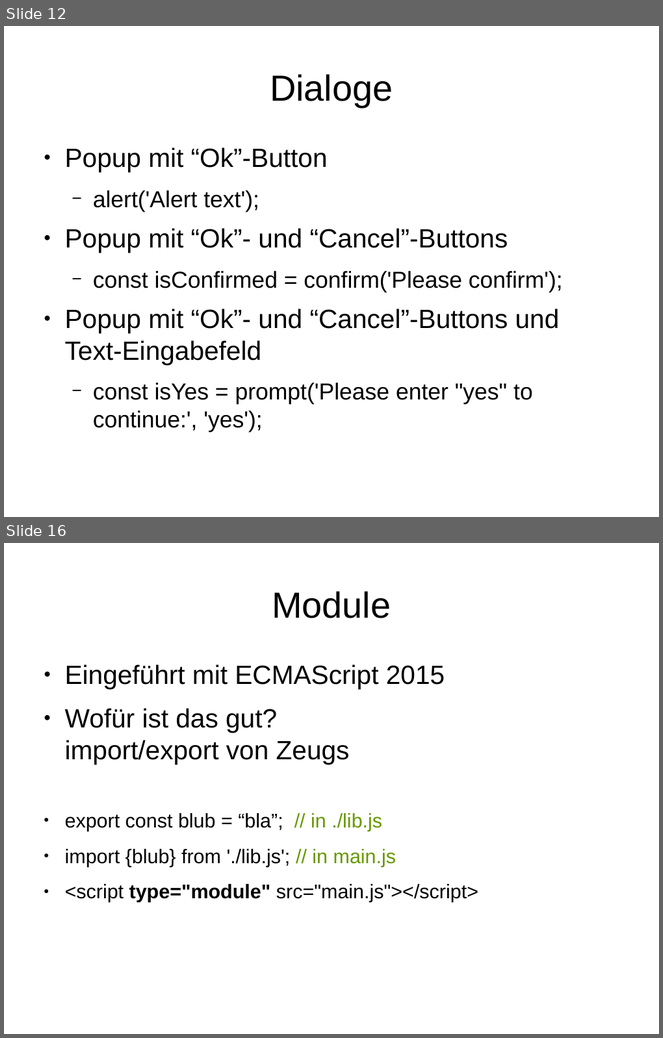
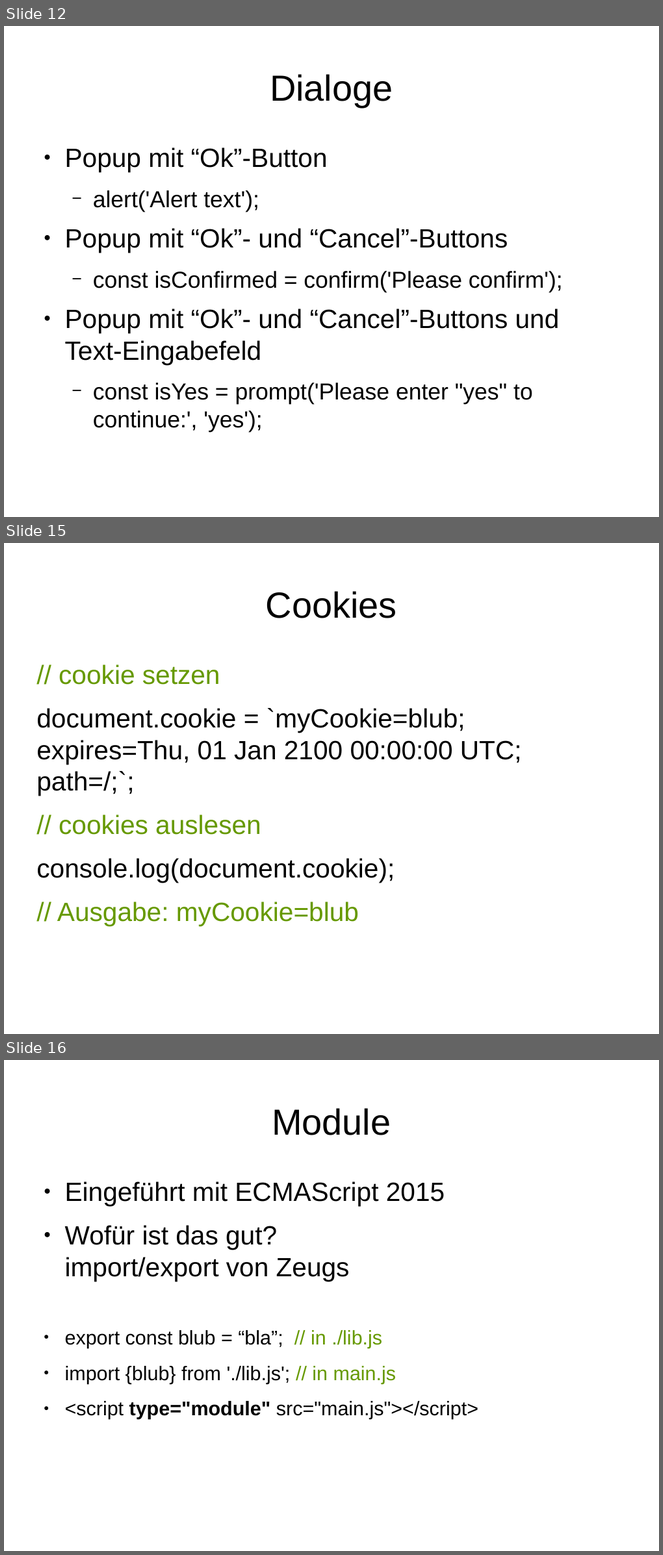
Before and after one commit to JoschaHemlep/javascript-talk, a slide deck: presentation/JavaScript.odp. Shown one above the other, each under a label of ours: slides 12 and 16 before the commit, slides 12, 15 and 16 after it; the slides between them are not shown. The pictures are 663x1038 and 663x1555 pixels, drawn with LibreOffice and Linux fonts; fonts in the diff are those of the drawing. Boxes give left, top, right and bottom in pixels: in the first picture for what was removed or moved away, otherwise in the second. Text is boxed around its words. In the diff, an @@ line names an element or a change of style, - is before the commit and + after.

```diff
--- a/presentation/JavaScript.odp
+++ b/presentation/JavaScript.odp
@@ slide 15 added at bbox=[4, 543, 659, 1034], background #FFFFFF @@
@@ title added at bbox=[266, 591, 397, 618], 44 pt, text #000000 @@
+Cookies
@@ text added at bbox=[36, 665, 522, 926], 32 pt, text #000000 @@
+// cookie setzen
+document.cookie = `myCookie=blub; expires=Thu, 01 Jan 2100 00:00:00 UTC; path=/;`;
+// cookies auslesen
+console.log(document.cookie);
+// Ausgabe: myCookie=blub
```
Also in this commit, not shown: 4 other slides added, 5 slides removed.
